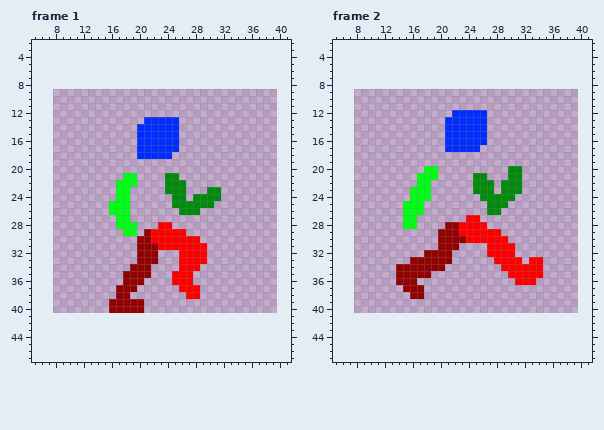
Edited in one commit: pixel-art file (resources/player_run.ase). The picture above is the old version.
32x32 pixels, 8 frames. Shown: frame 1: x 5..41, y 2..47; frame 2: x 5..41, y 2..47. The old version is drawn lined up with the new one, on the new canvas. The commit also changed other frames, which this record leaves out.
Now the later version:
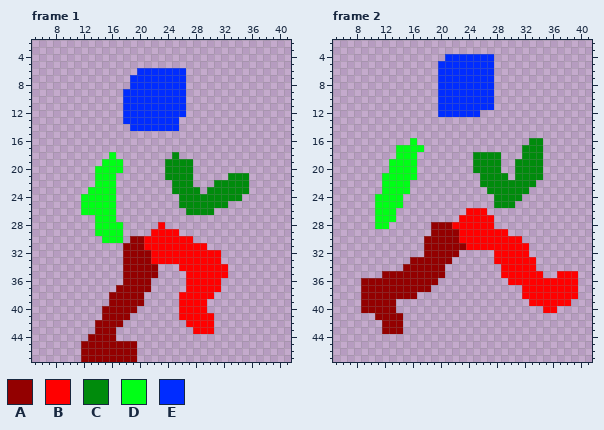
Palette (. is transparent): A #930000  B #ff0000  C #008b0c  D #00ff16  E #002cff
The author wrote: Sized up player by 1.5x to make pests look smaller
Edits made:
canvas 32x32 -> 48x48, the old top-left corner now at 8,9
--- frame 1
@@ x 5..41 @@
  5 .....................................
- 6 .....................................
- 7 .....................................
- 8 .....................................
- 9 .....................................
-10 .....................................
-11 .....................................
-12 .....................................
-13 ................EEEEE................
-14 ...............EEEEEE................
-15 ...............EEEEEE................
-16 ...............EEEEEE................
-17 ...............EEEEEE................
-18 ...............EEEEE.................
-19 .....................................
-20 .....................................
-21 .............DD....CC................
-22 ............DDD....CCC...............
-23 ............DD.....CCC...CC..........
-24 ............DD......CC.CCCC..........
-25 ...........DDD......CCCCCC...........
-26 ...........DDD.......CCC.............
-27 ............DD.......................
-28 ............DDD...BB.................
-29 .............DD.ABBBBB...............
-30 ...............AABBBBBBB.............
-31 ...............AAABBBBBBB............
-32 ...............AAA...BBBB............
-33 ...............AAA...BBBB............
-34 ..............AAA....BBB.............
-35 .............AAAA...BBB..............
-36 .............AAA....BBB..............
-37 ............AAA......BBB.............
-38 ............AA........BB.............
-39 ...........AAAAA.....................
-40 ...........AAAAA.....................
-41 .....................................
-42 .....................................
-43 .....................................
-44 .....................................
-45 .....................................
-46 .....................................
-47 .....................................
+ 6 ...............EEEEEEE...............
+ 7 ..............EEEEEEEE...............
+ 8 ..............EEEEEEEE...............
+ 9 .............EEEEEEEEE...............
+10 .............EEEEEEEEE...............
+11 .............EEEEEEEEE...............
+12 .............EEEEEEEEE...............
+13 .............EEEEEEEE................
+14 ..............EEEEEEE................
+15 .....................................
+16 .....................................
+17 .....................................
+18 ...........D........C................
+19 ..........DDD......CCCC..............
+20 .........DDDD......CCCC..............
+21 .........DDD.......CCCC.....CCC......
+22 .........DDD........CCC...CCCCC......
+23 ........DDDD........CCCC.CCCCCC......
+24 .......DDDDD.........CCCCCCCCC.......
+25 .......DDDDD.........CCCCCCC.........
+26 .......DDDDD..........CCCC...........
+27 .........DDD.........................
+28 .........DDDD.....B..................
+29 .........DDDD....BBBB................
+30 ..........DDD.AABBBBBBB..............
+31 .............AAABBBBBBBBB............
+32 .............AAAABBBBBBBBBB..........
+33 .............AAAABBBBBBBBBB..........
+34 .............AAAAA...BBBBBBB.........
+35 .............AAAAA....BBBBBB.........
+36 .............AAAA.....BBBBB..........
+37 ............AAAAA.....BBBBB..........
+38 ...........AAAAA.....BBBBB...........
+39 ...........AAAAA.....BBBB............
+40 ..........AAAAA......BBBB............
+41 ..........AAAA.......BBBBB...........
+42 .........AAAA.........BBBB...........
+43 .........AAA...........BBB...........
+44 ........AAAA.........................
+45 .......AAAAAAAA......................
+46 .......AAAAAAAA......................
+47 .......AAAAAAAA......................
--- frame 2
@@ x 5..41 @@
  3 .....................................
- 4 .....................................
- 5 .....................................
- 6 .....................................
- 7 .....................................
- 8 .....................................
- 9 .....................................
-10 .....................................
-11 .....................................
-12 .................EEEEE...............
-13 ................EEEEEE...............
-14 ................EEEEEE...............
-15 ................EEEEEE...............
-16 ................EEEEEE...............
-17 ................EEEEE................
-18 .....................................
-19 .....................................
-20 .............DD..........CC..........
-21 ............DDD.....CC...CC..........
-22 ............DD......CCC.CCC..........
-23 ...........DDD......CCC.CCC..........
-24 ...........DDD.......CCCCC...........
-25 ..........DDD.........CCC............
-26 ..........DDD.........CC.............
-27 ..........DD.......BB................
-28 ..........DD....AABBBB...............
-29 ...............AAABBBBBB.............
-30 ...............AAAABBBBBB............
-31 ...............AAA....BBBB...........
-32 .............AAAA.....BBBB...........
-33 ...........AAAAAA......BBBB.BB.......
-34 .........AAAAAAA........BBBBBB.......
-35 .........AAAAA...........BBBBB.......
-36 .........AAA..............BBB........
-37 ..........AAA........................
-38 ...........AA........................
-39 .....................................
-40 .....................................
-41 .....................................
-42 .....................................
-43 .....................................
+ 4 ................EEEEEEE..............
+ 5 ...............EEEEEEEE..............
+ 6 ...............EEEEEEEE..............
+ 7 ...............EEEEEEEE..............
+ 8 ...............EEEEEEEE..............
+ 9 ...............EEEEEEEE..............
+10 ...............EEEEEEEE..............
+11 ...............EEEEEEEE..............
+12 ...............EEEEEE................
+13 .....................................
+14 .....................................
+15 .....................................
+16 ...........D................CC.......
+17 .........DDDD..............CCC.......
+18 .........DDD........CCCC...CCC.......
+19 ........DDDD........CCCC..CCCC.......
+20 ........DDDD........CCCC..CCCC.......
+21 .......DDDDD.........CCCC.CCCC.......
+22 .......DDDD..........CCCCCCCC........
+23 .......DDDD...........CCCCCC.........
+24 ......DDDD.............CCCC..........
+25 ......DDDD.............CCC...........
+26 ......DDD..........BBB...............
+27 ......DDD.........BBBBB..............
+28 ......DD......AAABBBBBB..............
+29 ..............AAAABBBBBBB............
+30 .............AAAAABBBBBBBBB..........
+31 .............AAAAAABBBBBBBBB.........
+32 .............AAAAA.....BBBBB.........
+33 ...........AAAAAA......BBBBBB........
+34 ..........AAAAAA........BBBBB........
+35 .......AAAAAAAAA........BBBBBB..BBB..
+36 ....AAAAAAAAAAA..........BBBBBBBBBB..
+37 ....AAAAAAAAAA.............BBBBBBBB..
+38 ....AAAAAAAA...............BBBBBBBB..
+39 ....AAAAA...................BBBBBB...
+40 ....AAAAA.....................BB.....
+41 ......AAAA...........................
+42 .......AAA...........................
+43 .......AAA...........................
 44 .....................................
Boxes around the changes in both pictures, in picture pixels (x1, y1, x2, y2):
changed: (81, 68, 249, 362)
changed: (361, 54, 578, 334)
